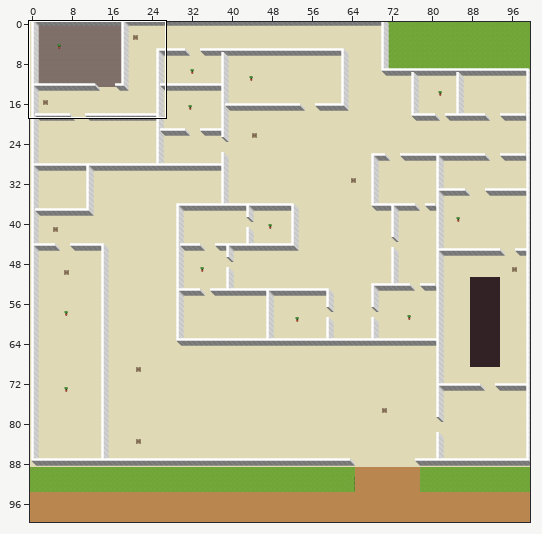
Two versions of a level (Tiled map, assets/map2.1.tmx). The picture above shows the old version from afar; the outline marks the close-up.
Close-up. Before:
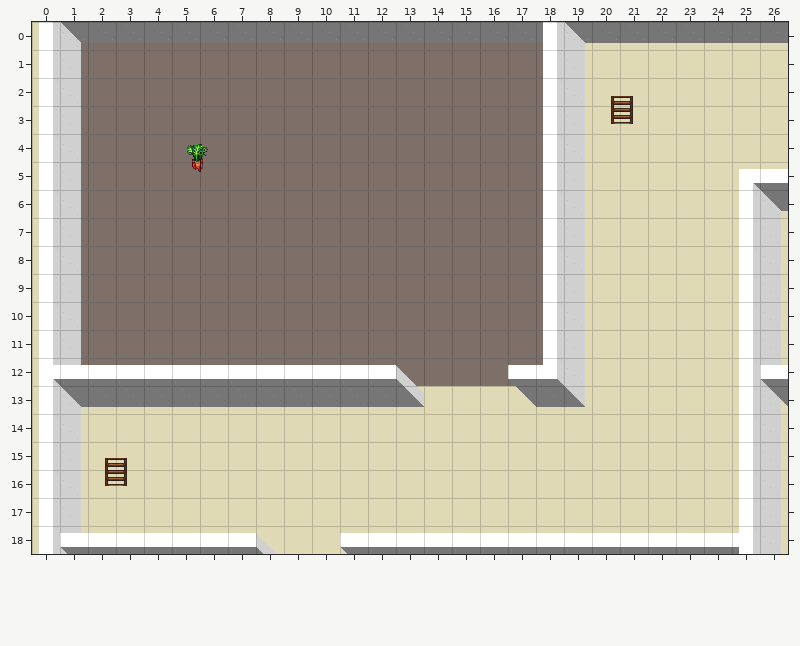
Cells are 32x32 px. Shown: x 0..26, y 0..18. The commit also changed other parts of the map, which this record leaves out.
Once edited:
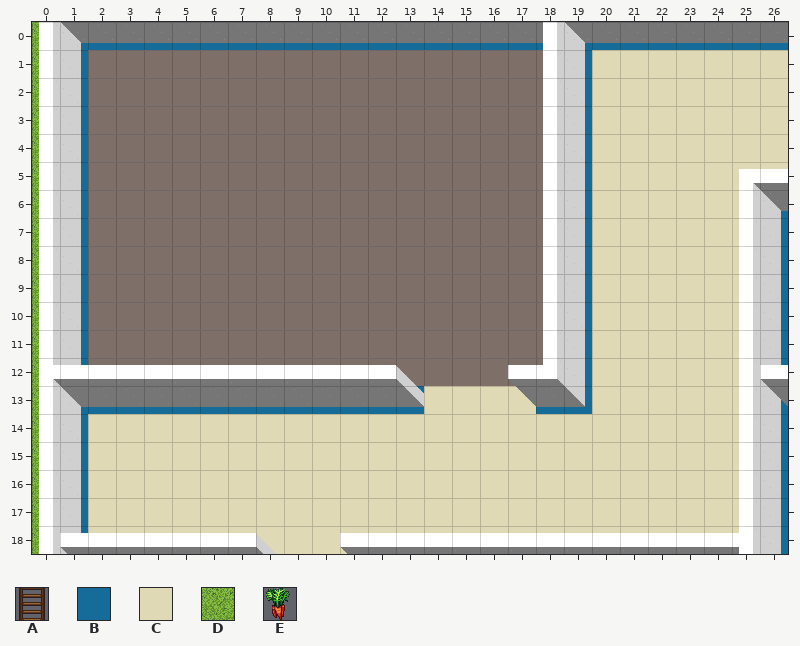
Key: from "terrain-assets": A 169, B 391, C 414, D 740, E 970.
_ is an empty cell.
Objects are placed by their top-left corner, in cells (3,4 is the top-left corner of cell 3,4); size is 1x1 cell unless given.
Tiles of an added or newly shown layer are drawn over the layers below it.
Diff:
{"where": "layer \"Floor\""}
{"y":0,"x":0,"old":"C","new":"D"}
{"y":1,"x":0,"old":"C","new":"D"}
{"y":2,"x":0,"old":"C","new":"D"}
{"y":3,"x":0,"old":"C","new":"D"}
{"y":4,"x":0,"old":"C","new":"D"}
{"y":5,"x":0,"old":"C","new":"D"}
{"y":6,"x":0,"old":"C","new":"D"}
{"y":7,"x":0,"old":"C","new":"D"}
{"y":8,"x":0,"old":"C","new":"D"}
{"y":9,"x":0,"old":"C","new":"D"}
{"y":10,"x":0,"old":"C","new":"D"}
{"y":11,"x":0,"old":"C","new":"D"}
{"y":12,"x":0,"old":"C","new":"D"}
{"y":13,"x":0,"old":"C","new":"D"}
{"y":14,"x":0,"old":"C","new":"D"}
{"y":15,"x":0,"old":"C","new":"D"}
{"y":16,"x":0,"old":"C","new":"D"}
{"y":17,"x":0,"old":"C","new":"D"}
{"y":18,"x":0,"old":"C","new":"D"}
{"where": "layer \"Collision\" (added)"}
{"y":0,"x":1,"old":"__________________________","new":"BBBBBBBBBBBBBBBBBBBBBBBBBB"}
{"y":1,"x":1,"old":"_","new":"B"}
{"y":1,"x":19,"old":"_","new":"B"}
{"y":2,"x":1,"old":"_","new":"B"}
{"y":2,"x":19,"old":"_","new":"B"}
{"y":3,"x":1,"old":"_","new":"B"}
{"y":3,"x":19,"old":"_","new":"B"}
{"y":4,"x":1,"old":"_","new":"B"}
{"y":4,"x":19,"old":"_","new":"B"}
{"y":5,"x":1,"old":"_","new":"B"}
{"y":5,"x":19,"old":"_","new":"B"}
{"y":6,"x":1,"old":"_","new":"B"}
{"y":6,"x":19,"old":"_","new":"B"}
{"y":6,"x":26,"old":"_","new":"B"}
{"y":7,"x":1,"old":"_","new":"B"}
{"y":7,"x":19,"old":"_","new":"B"}
{"y":7,"x":26,"old":"_","new":"B"}
{"y":8,"x":1,"old":"_","new":"B"}
{"y":8,"x":19,"old":"_","new":"B"}
{"y":8,"x":26,"old":"_","new":"B"}
{"y":9,"x":1,"old":"_","new":"B"}
{"y":9,"x":19,"old":"_","new":"B"}
{"y":9,"x":26,"old":"_","new":"B"}
{"y":10,"x":1,"old":"_","new":"B"}
{"y":10,"x":19,"old":"_","new":"B"}
{"y":10,"x":26,"old":"_","new":"B"}
{"y":11,"x":1,"old":"_","new":"B"}
{"y":11,"x":19,"old":"_","new":"B"}
{"y":11,"x":26,"old":"_","new":"B"}
{"y":12,"x":1,"old":"_","new":"B"}
{"y":12,"x":19,"old":"_","new":"B"}
{"y":12,"x":26,"old":"_","new":"B"}
{"y":13,"x":1,"old":"_____________","new":"BBBBBBBBBBBBB"}
{"y":13,"x":18,"old":"__","new":"BB"}
{"y":13,"x":26,"old":"_","new":"B"}
{"y":14,"x":1,"old":"_","new":"B"}
{"y":14,"x":26,"old":"_","new":"B"}
{"y":15,"x":1,"old":"_","new":"B"}
{"y":15,"x":26,"old":"_","new":"B"}
{"y":16,"x":1,"old":"_","new":"B"}
{"y":16,"x":26,"old":"_","new":"B"}
{"y":17,"x":1,"old":"_","new":"B"}
{"y":17,"x":26,"old":"_","new":"B"}
{"y":18,"x":1,"old":"_","new":"B"}
{"y":18,"x":26,"old":"_","new":"B"}
{"where": "layer \"ObjectLayer\" (now hidden)"}
{"was": "A \"guard9\" at 20.6,2.6"}
{"was": "E \"money12\" at 5.5,4.3"}
{"was": "A \"guard10\" at 2.5,15.6"}
{"label":"changed","picture_box":[32,22,788,554]}
